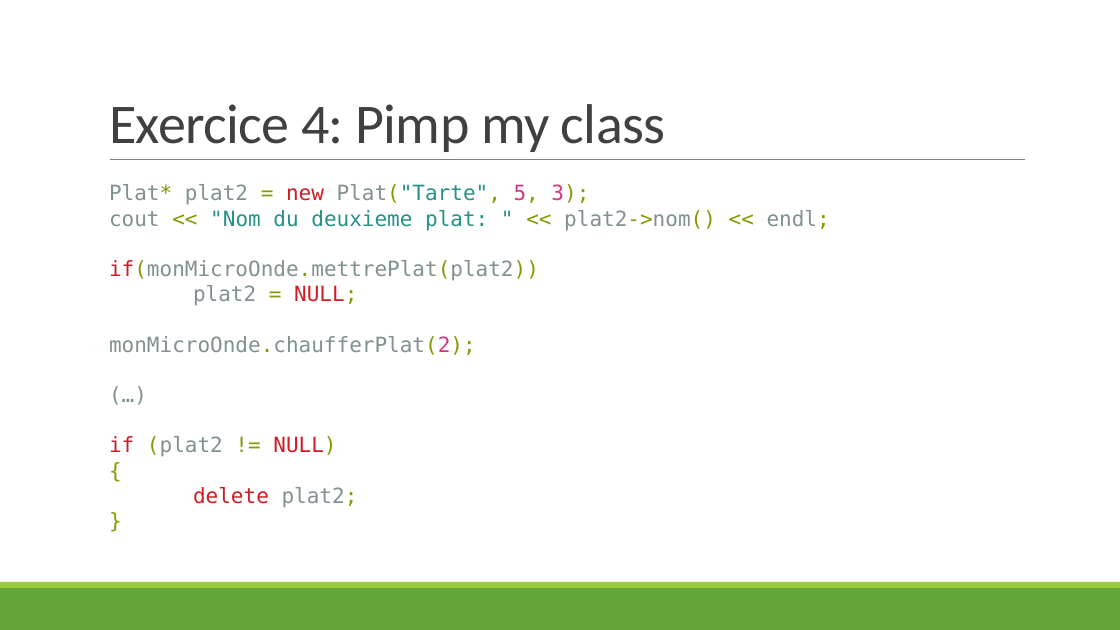
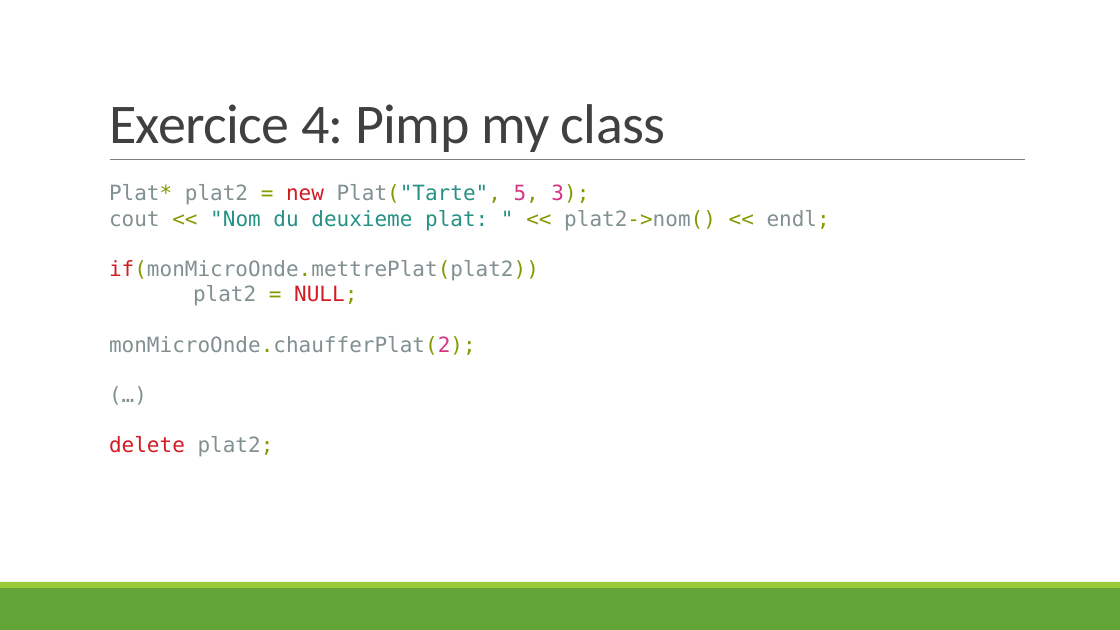
Before and after one commit to JDIS/AtelierCpp, a slide deck: slide 38 of Presentation.pptx. Drawn at 1120x630 pixels with LibreOffice and Linux fonts; fonts in the diff are those of the drawing. Boxes give left, top, right and bottom in pixels: in the first picture for what was removed or moved away, otherwise in the second. Text is boxed around its words. In the diff, an @@ line names an element or a change of style, - is before the commit and + after.

```diff
--- a/Presentation.pptx
+++ b/Presentation.pptx
@@ text at box(109, 184, 830, 457): paragraph removed @@
-}
@@ text at box(109, 436, 336, 457): paragraphs removed @@
-if (plat2 != NULL)
-{
```
Also in this commit, not shown: 2 other slides changed.
